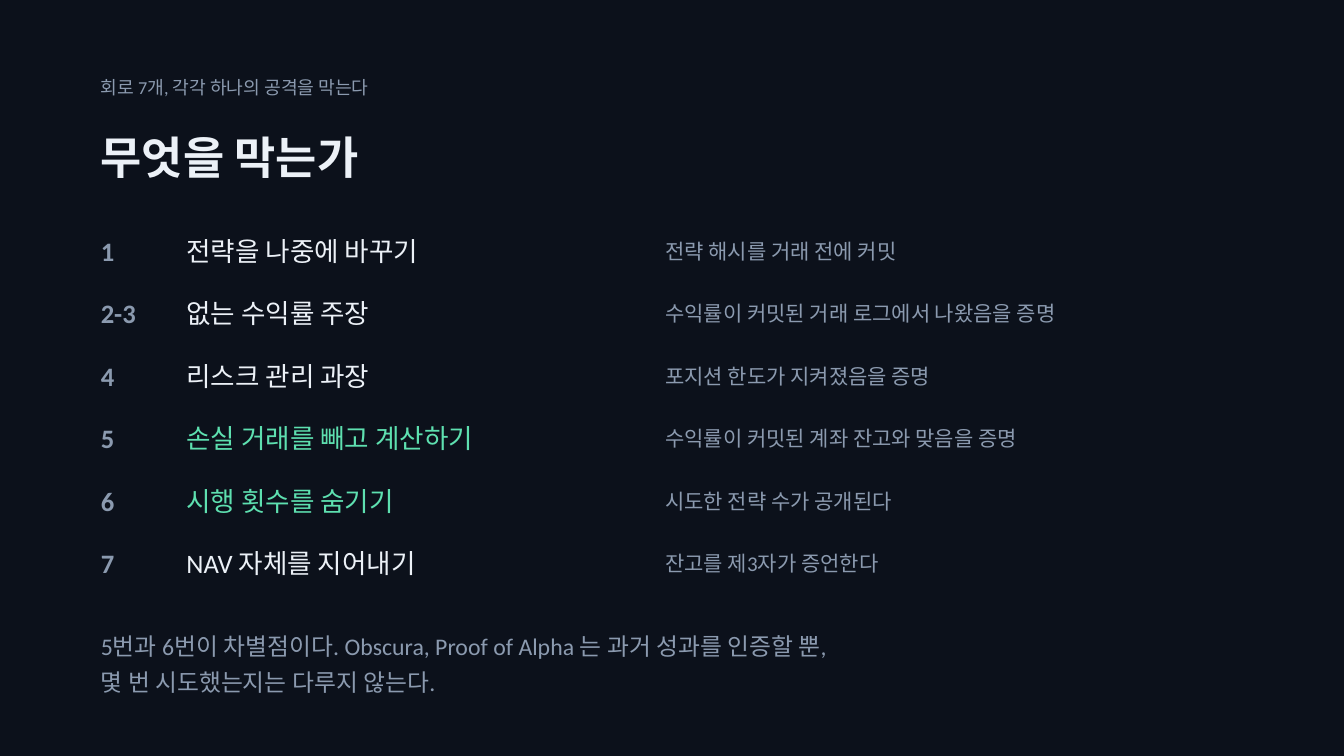
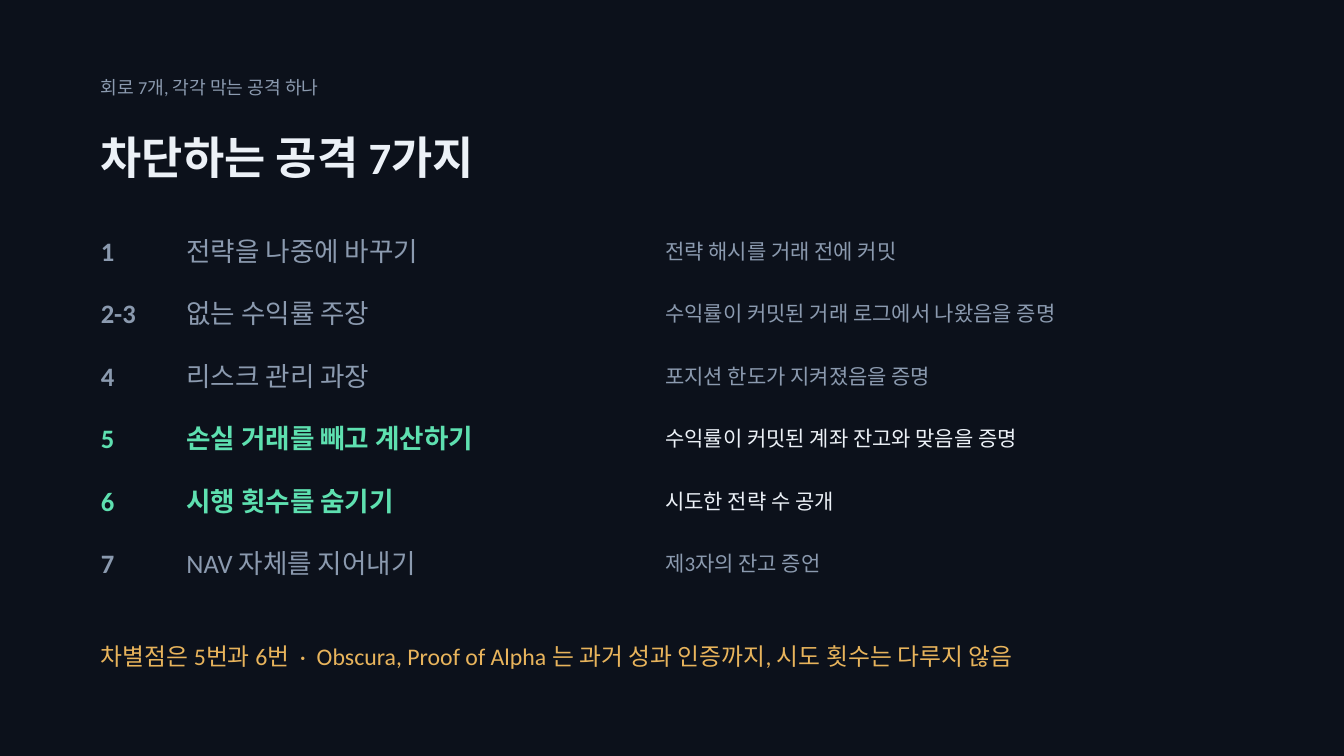
Before and after one commit to SeoDongOk/proof-of-track-record, a slide deck: slide 8 of deck/proof-of-track-record-talk.pptx (slide 7 before the commit). Drawn at 1344x756 pixels with LibreOffice and Linux fonts; fonts in the diff are those of the drawing. Boxes give left, top, right and bottom in pixels: in the first picture for what was removed or moved away, otherwise in the second. Text is boxed around its words. In the diff, an @@ line names an element or a change of style, - is before the commit and + after.

```diff
--- a/deck/proof-of-track-record-talk.pptx
+++ b/deck/proof-of-track-record-talk.pptx
@@ text at <box>101,79,318,96</box>: text changed @@
-회로 7개, 각각 하나의 공격을 막는다
+회로 7개, 각각 막는 공격 하나
@@ text at <box>101,136,474,178</box>: text changed @@
-무엇을 막는가
+차단하는 공격 7가지
@@ text "5" at <box>101,430,114,448</box>: text colour #8B9AAF to #5EE0B0 @@
@@ text "손실 거래를 빼고 계산하기" at <box>186,425,473,451</box>: bold on @@
@@ text "수익률이 커밋된 계좌 잔고와 맞음을 ..." at <box>665,428,1017,448</box>: text colour #8B9AAF to #ECF1F7 @@
@@ text "6" at <box>101,493,114,511</box>: text colour #8B9AAF to #5EE0B0 @@
@@ text "시행 횟수를 숨기기" at <box>186,488,394,514</box>: bold on @@
@@ text at <box>665,491,834,511</box>: text changed; text colour #8B9AAF to #ECF1F7 @@
-시도한 전략 수가 공개된다
+시도한 전략 수 공개
@@ text colour #ECF1F7 to #8B9AAF in 4 elements at <box>186,239,418,263</box>, <box>186,301,369,325</box>, <box>186,364,369,388</box>, <box>186,551,416,575</box> @@
@@ text at <box>665,553,821,573</box>: text changed @@
-잔고를 제3자가 증언한다
+제3자의 잔고 증언
@@ text at <box>101,645,1012,669</box>: text changed; text colour #8B9AAF to #E8B45C @@
-5번과 6번이 차별점이다. Obscura, Proof of Alpha 는 과거 성과를 인증할 뿐,
-몇 번 시도했는지는 다루지 않는다.
+차별점은 5번과 6번 · Obscura, Proof of Alpha 는 과거 성과 인증까지, 시도 횟수는 다루지 않음
```
Also in this commit, not shown: 10 other slides changed, 1 slide added, 11 other files.
